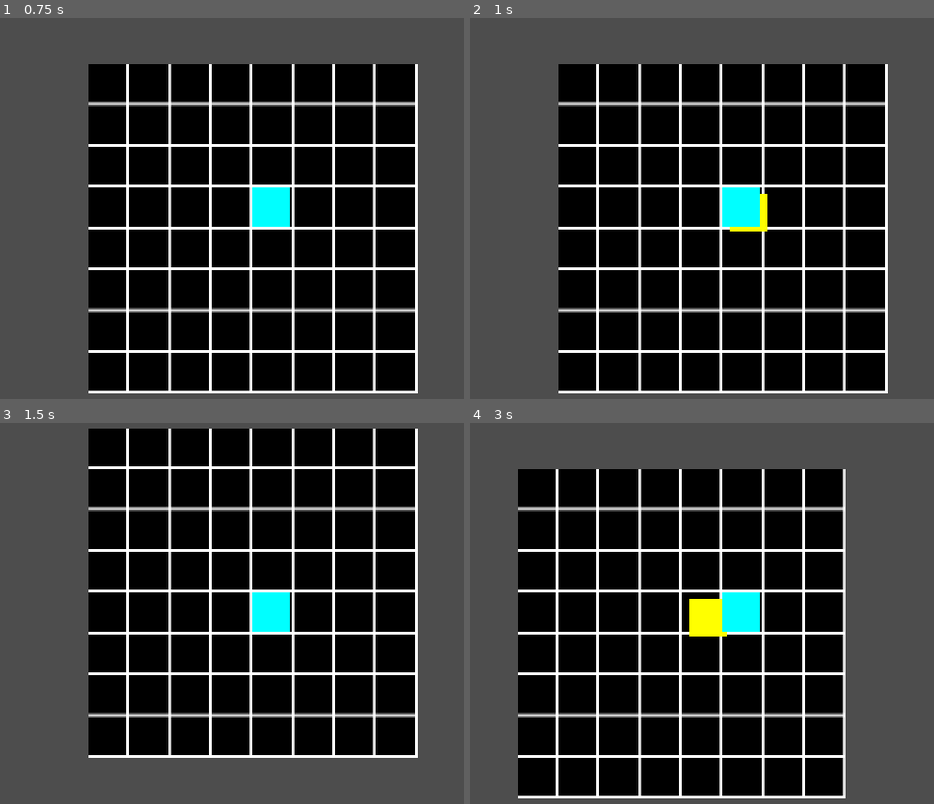
Above: before the commit, frames 1-4 (two rows, left to right).
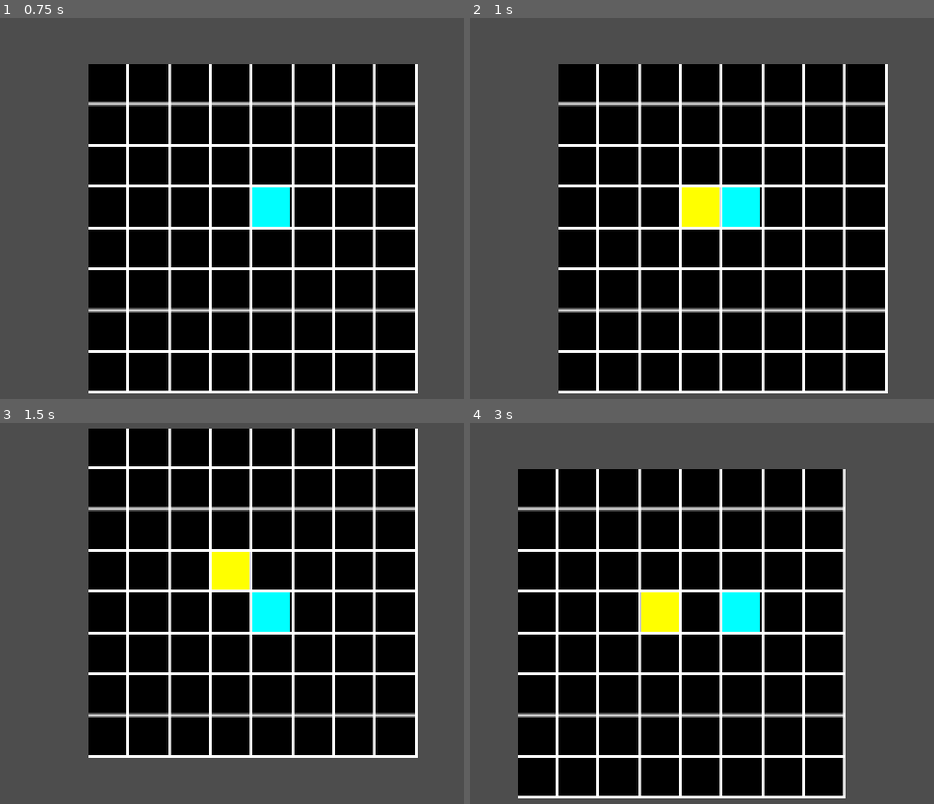
Above: after the commit, the same moments.

Repository: maseyonok421/maseyonok-sTestGameAboutPointThatCanMoveIn4DirectionsOnGrid
Game: Godot game, scene res://scenes/game.tscn
The game is run twice, just before and just after one commit, with the same random seed, the same clock (stepped at 60 frames per second) and the same inputs.
Inputs:
- Up to frame 1 (0.75 s): tap Enter at 0.5 s; hold Right (ui_right) from 0.53 s (still down)
- Up to frame 2 (1 s): keep holding Right (ui_right)
- Up to frame 3 (1.5 s): release Right (ui_right) at 1.28 s; hold Down (ui_down) from 1.28 s (still down)
- Up to frame 4 (3 s): release Down (ui_down) at 2.03 s; hold Right (ui_right) 2.03-2.78 s; tap Space at 2.75 s; hold Up (ui_up) from 2.78 s (still down)

Frame 1 is identical in both runs. In frame 2, 1.1% of the frame differs, in the area x 45-65%, y 44-57%; in frame 3, 0.8%; in frame 4, 1.6%, in the area x 36-56%, y 44-57%.

Commit message:
fixed coordinatesCalculating

Diff:
--- a/scripts/player.gd
+++ b/scripts/player.gd
@@ -1,11 +1,19 @@
 extends Node2D
 
-var positionX = 0
-var positionY = 0
+@export var positionX = 0
+@export var positionY = 0
 var time = 0
 
-# Called when the node enters the scene tree for the first time.
+func moveToCoordinates() -> void:
+	global_position.x = \
+	positionX * ( Global.cellSize + Global.gridLineSize)
+	global_position.y = \
+	positionY * ( Global.cellSize + Global.gridLineSize)
+
+
 func _ready() -> void:
+
+	moveToCoordinates()
 
 	$Area2D/CollisionShape2D.scale = Vector2(
 		Global.cellSize/2, Global.cellSize/2
@@ -25,8 +33,7 @@
 	elif Input.is_action_just_pressed("ui_down"):
 		positionY += 1
 
-	position.x = positionX * ( Global.cellSize + Global.gridLineSize)
-	position.y = positionY * ( Global.cellSize + Global.gridLineSize)
+	moveToCoordinates()
 
 	time += (delta*250)
 	if (int)(time)%100 == 7 :
--- a/scripts/point.gd
+++ b/scripts/point.gd
@@ -1,8 +1,17 @@
 extends Node2D
 
+@export var positionX = 0
+@export var positionY = 0
 
-# Called when the node enters the scene tree for the first time.
+func moveToCoordinates() -> void:
+	global_position.x = \
+	positionX * ( Global.cellSize + Global.gridLineSize)
+	global_position.y = \
+	positionY * ( Global.cellSize + Global.gridLineSize)
+
 func _ready() -> void:
+
+	moveToCoordinates()
 
 	$Area2D/CollisionShape2D.scale = Vector2(
 		Global.cellSize/2, Global.cellSize/2
@@ -18,6 +27,8 @@
 
 	$Sprite.texture = ImageTexture.create_from_image(img)
 
+func _process(delta: float) -> void:
+	moveToCoordinates()
 
 func _on_area_2d_area_entered(area: Area2D) -> void:
 	if area.is_in_group("Player") :
--- a/scripts/point_spawner.gd
+++ b/scripts/point_spawner.gd
@@ -10,8 +10,7 @@
 func _on_timer_timeout() -> void:
 
 	var pointInstance = pointScene.instantiate()
-	pointInstance.position = Vector2(
-		Global.fullCellSize, Global.fullCellSize
-	)
+	pointInstance.positionX = 0
+	pointInstance.positionY = 0
 
 	add_child(pointInstance)
